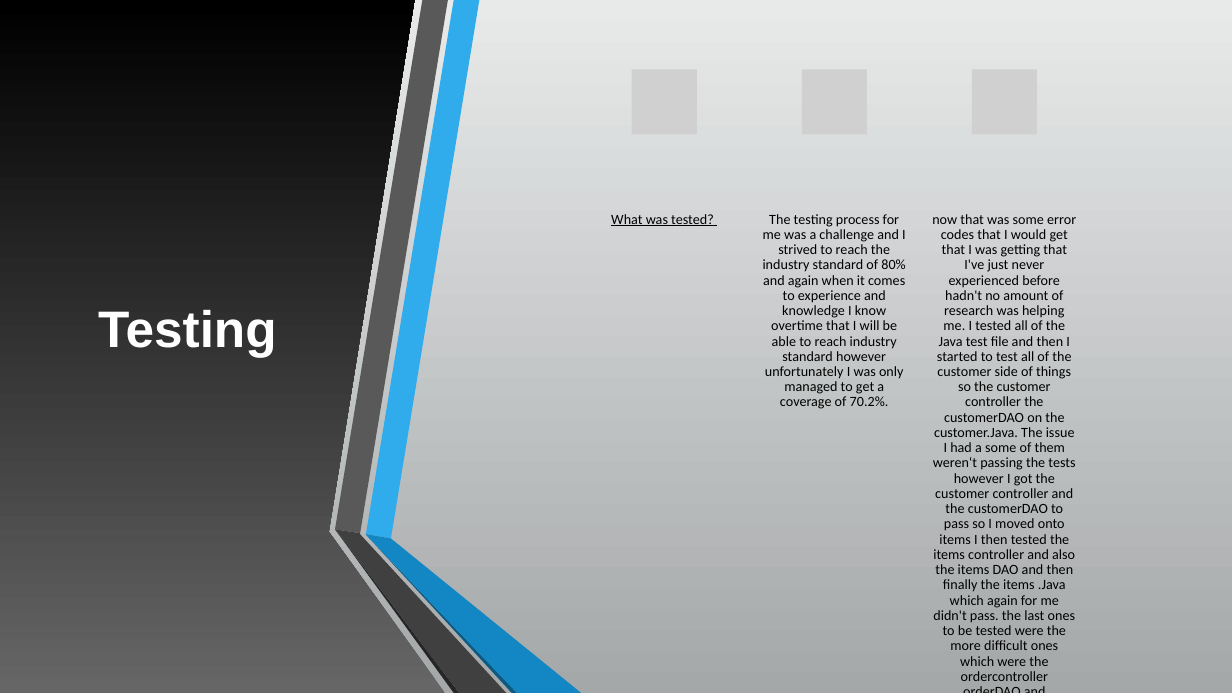
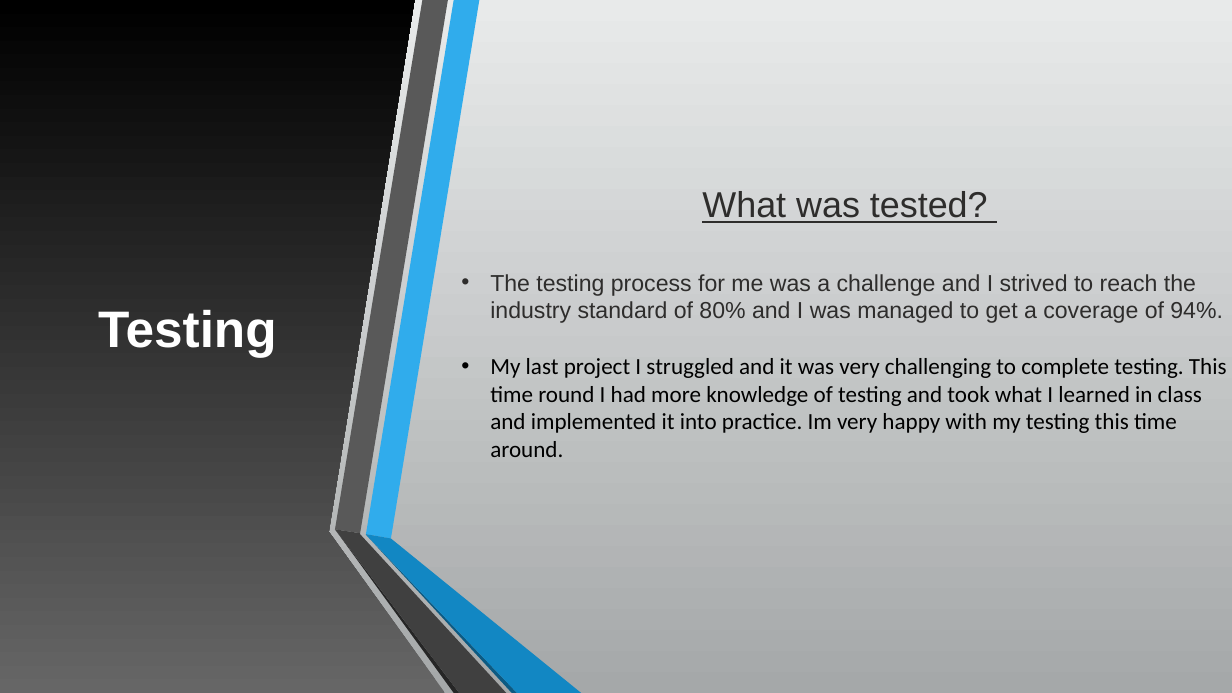
Before and after one commit to AChaffey/HWA-Project-2, a slide deck: slide 5 of documentation/Presentation2.pptx. Drawn at 1232x693 pixels with LibreOffice and Linux fonts; fonts in the diff are those of the drawing; grey boxes stand for pictures. Boxes give left, top, right and bottom in pixels: in the first picture for what was removed or moved away, otherwise in the second. Text is boxed around its words. In the diff, an @@ line names an element or a change of style, - is before the commit and + after.

```diff
--- a/documentation/Presentation2.pptx
+++ b/documentation/Presentation2.pptx
@@ text added at bbox=[490, 191, 1227, 457], 18 pt, text #000000 @@
+What was tested?
+• The testing process for me was a challenge and I strived to reach the industry standard of 80% and I was managed to get a coverage of 94%.
+• My last project I struggled and it was very challenging to complete testing. This time round I had more knowledge of testing and took what I learned in class and implemented it into practice. Im very happy with my testing this time around.
@@ group removed at bbox=[611, 69, 1076, 681]: 3 pictures, 3 texts @@
-What was tested?
-The testing process for me was a challenge and I strived to reach the industry standard of 80% and again when it comes to experience and knowledge I know overtime that I will be able to reach industry standard however unfortunately I was only managed to get a coverage of 70.2%.
-now that was some error codes that I would get that I was getting that I've just never experienced before hadn't no amount of research was helping me. I tested all of the Java test file and then I started to test all of the customer side of things so the customer controller the customerDAO on the customer.Java. The issue I had a some of them weren‘t passing the tests however I got the customer controller and the customerDAO to pass so I moved onto items I then tested the items controller and also the items DAO and then finally the items .Java which again for me didn't pass. the last ones to be tested were the more difficult ones which were the ordercontroller orderDAO and order.Java. these definitely give me the most challenge but I researched until I was able to get a percentage which what's the best I could get.
```
Also in this commit, not shown: 7 other slides changed, 1 slide added, 4 slides removed.
